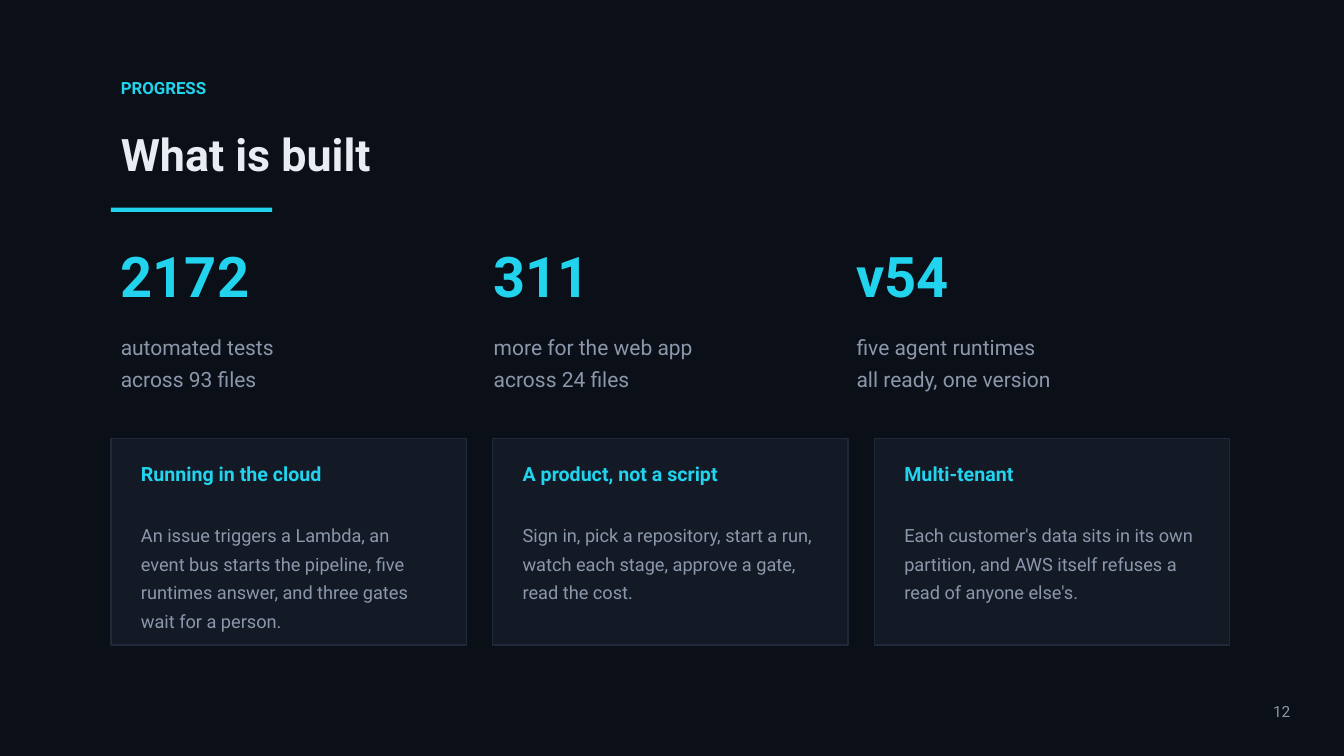
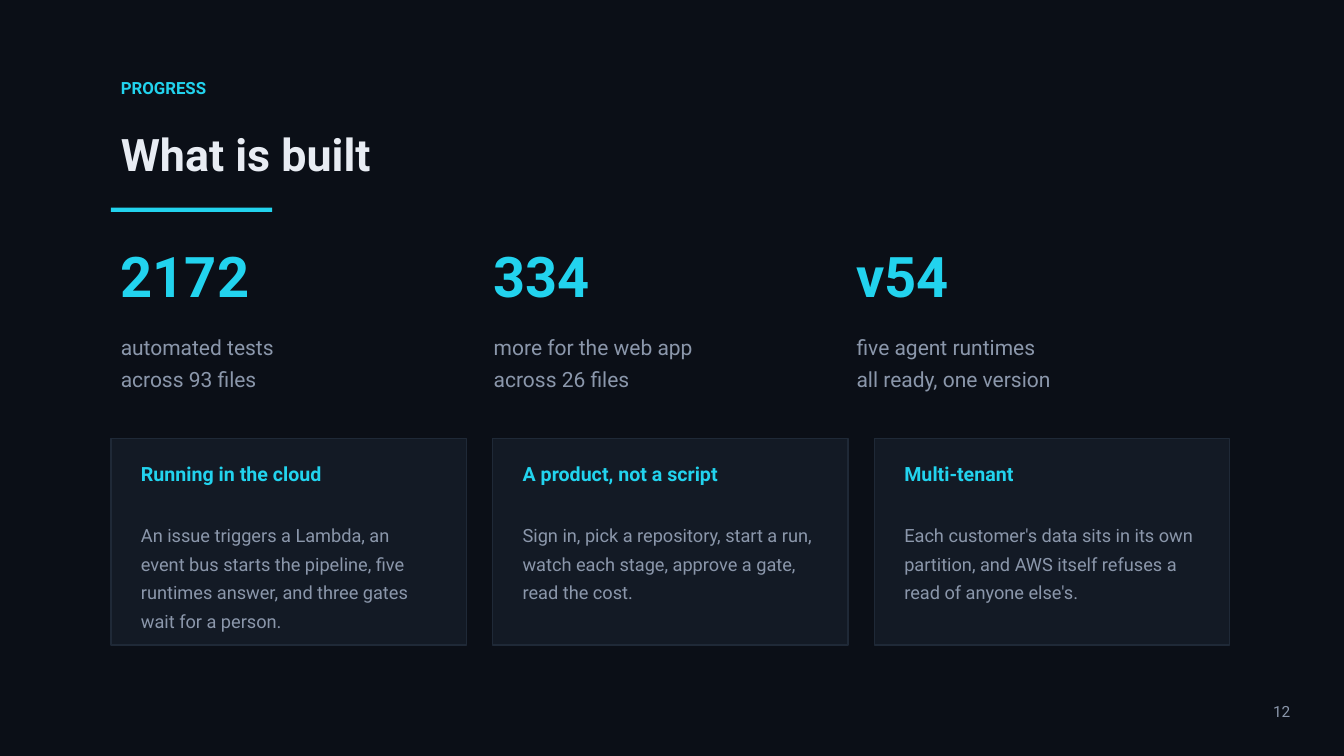
Before and after one commit to mohamedsorour1998/technical-presentations, a slide deck: slide 12 of talks/devops-hackathon-final/pitch/TheAgentOrg-Final.pptx. Drawn at 1344x756 pixels with LibreOffice and Linux fonts; fonts in the diff are those of the drawing. Boxes give left, top, right and bottom in pixels: in the first picture for what was removed or moved away, otherwise in the second. Text is boxed around its words. In the diff, an @@ line names an element or a change of style, - is before the commit and + after.

```diff
--- a/talks/devops-hackathon-final/pitch/TheAgentOrg-Final.pptx
+++ b/talks/devops-hackathon-final/pitch/TheAgentOrg-Final.pptx
@@ text at (494,256,590,298): text changed @@
-311
+334
@@ text at (494,371,630,387): text changed @@
-across 24 files
+across 26 files
```
Also in this commit, not shown: 5 other slides changed, 4 other files.
